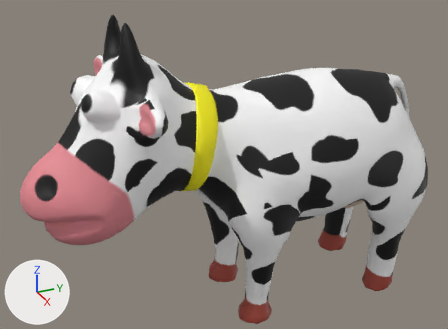
The FBX model Assets/Models/Character/Cow_Base.fbx, before and after one commit.
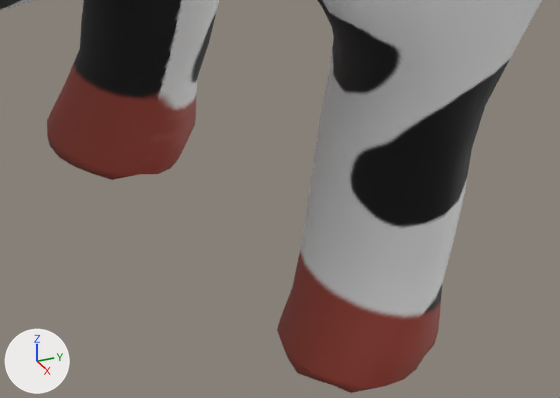
Old and new are each drawn whole from a 50 mm camera at (0.0942, -0.0589, 0.0768) aimed at (-0.0015, -0.0158, 0.029) and again close up on the part from 69% to 93% of the width and 66% to 89% of the height. Arrows for +X, +Y and +Z are at lower left; the lights stay in place. Where no turn or scale is listed for an object, it has been applied to the vertices.

The first close-up shows 'cow_low_poly:Group49178'.
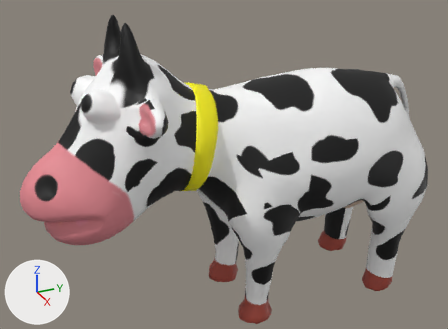
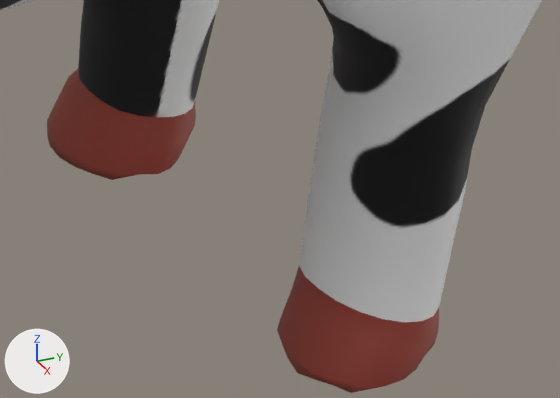
What changed in the scene script:
```text
Change me_mesh:
    where me_mesh.from_pydata(...)  # 3022 vertices, 3050 faces; spans x -0.0183..0.0183, y -0.0398..0.0398, z -0.028..0.0297
    used by ob_cow_low_poly_group49178; location = (0.0, -0.01267, 0.02792)
    me_mesh part 1: all 40 vertices in x -0.0111..0.0111, y 0.0255..0.0305, z -0.0241..-0.0235 are moved by (0.0, 0.0, -0.0011)
    me_mesh part 2: texture (UV) coordinates of 116 of 3050 faces, centred in x -0.0113..0.0113, y -0.0035..0.0306, z -0.0273..-0.0244, changed; they spanned u 0.06..0.5, v 0.57..0.9 and now span u 0.06..0.51, v 0.56..0.9
```

What differs and where, as boxes (x1, y1, x2, y2) in the close-ups (560 x 398 px; the box of a moved part takes in the faces that stretch with it):
'cow_low_poly:Group49178', reshaped, surface changed (red to black): (0, 0, 542, 393) in both
part 1 of me_mesh, moved or reshaped: (65, 11, 454, 349) in both
part 2 of me_mesh, surface changed: (47, 85, 438, 387) in both
